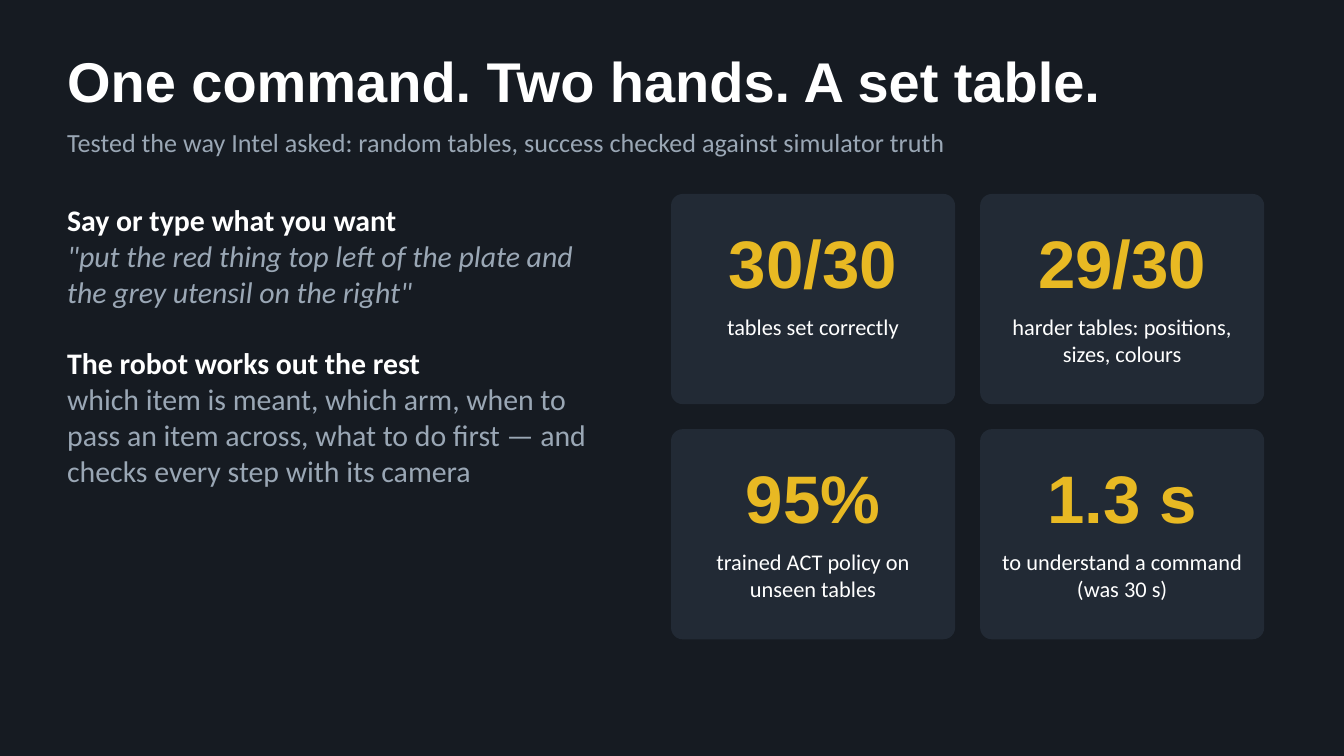
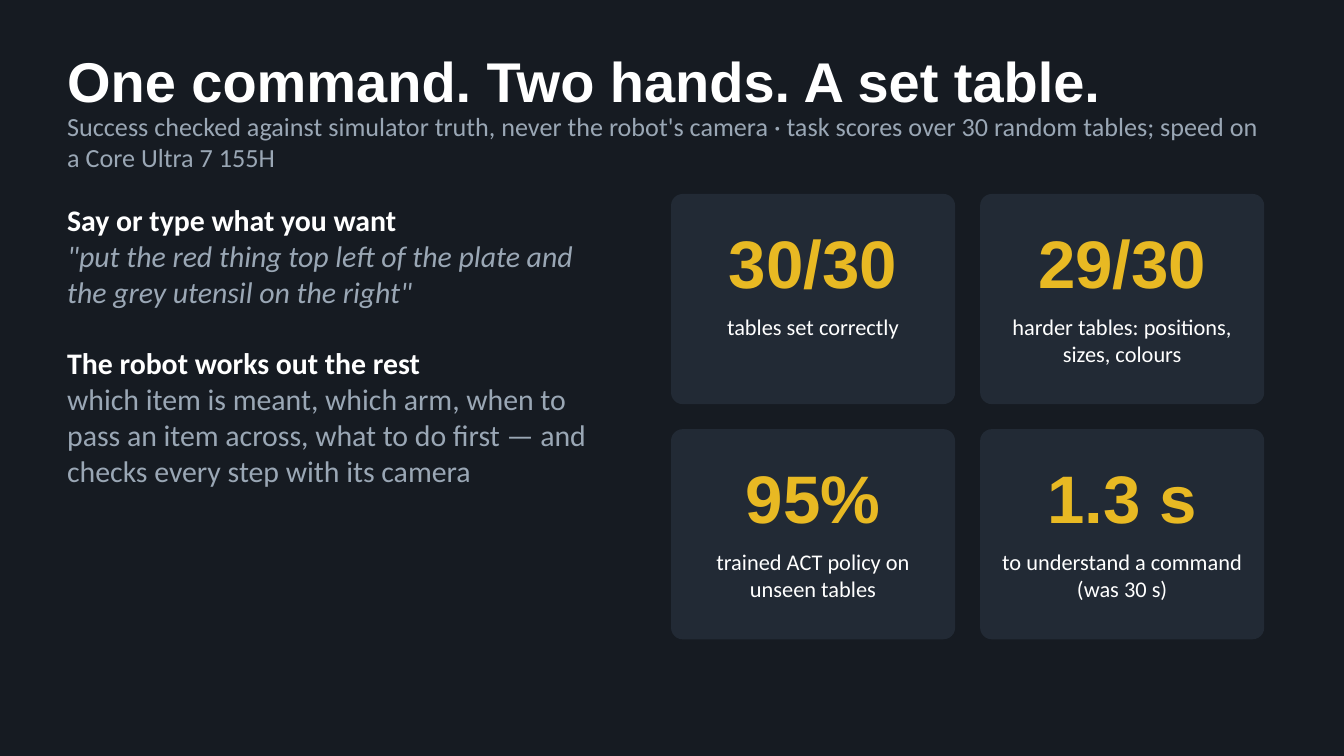
Before and after one commit to PegBitStudio/two-arm-table-setter, a slide deck: slide 2 of submission/slides.pptx. Drawn at 1344x756 pixels with LibreOffice and Linux fonts; fonts in the diff are those of the drawing. Boxes give left, top, right and bottom in pixels: in the first picture for what was removed or moved away, otherwise in the second. Text is boxed around its words. In the diff, an @@ line names an element or a change of style, - is before the commit and + after.

```diff
--- a/submission/slides.pptx
+++ b/submission/slides.pptx
@@ text at [67,118,1258,167]: text changed @@
-Tested the way Intel asked: random tables, success checked against simulator truth
+Success checked against simulator truth, never the robot's camera · task scores over 30 random tables; speed on a Core Ultra 7 155H
```
Also in this commit, not shown: 6 other files.
